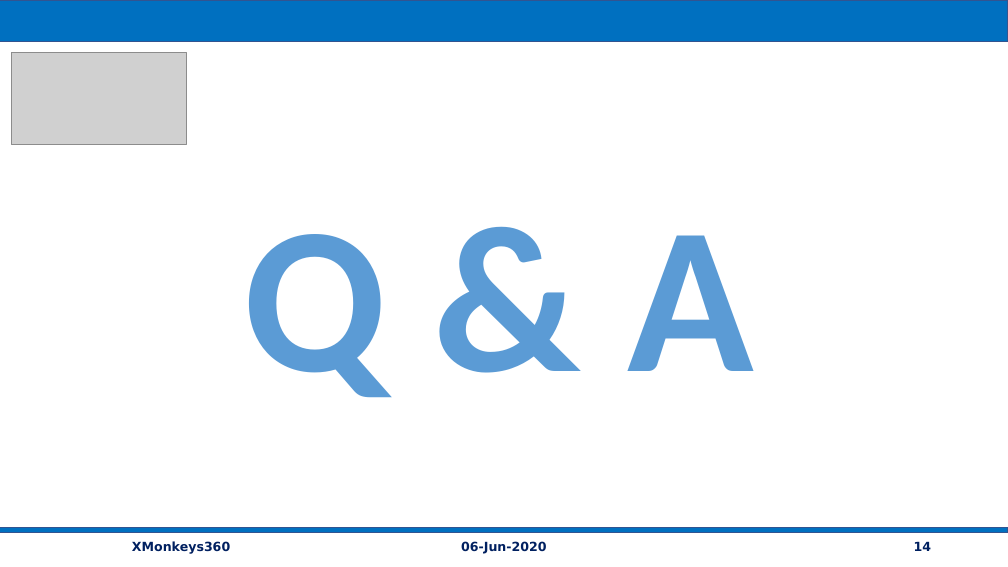
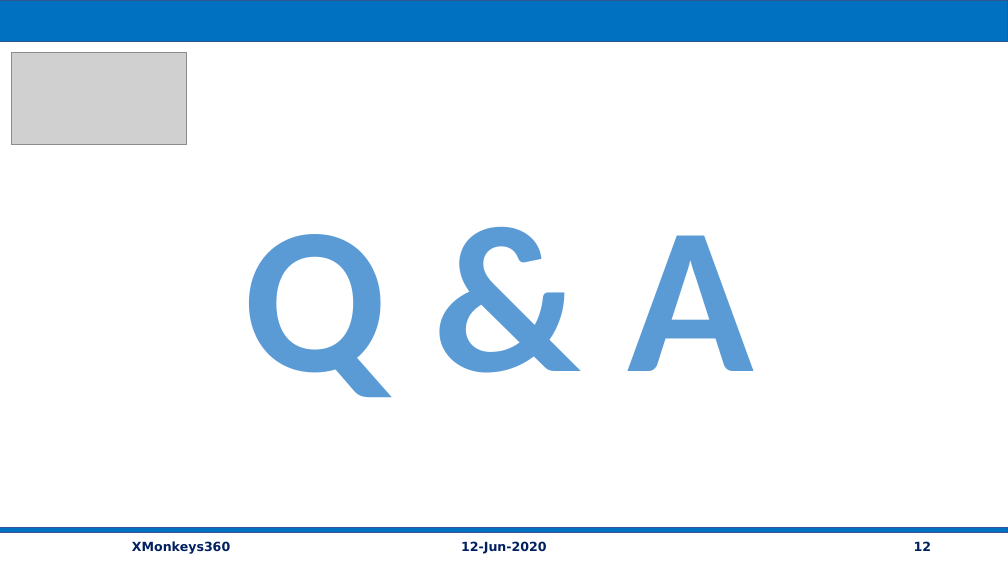
Before and after one commit to vishipayyallore/speaker_series_2021, a slide deck: slide 12 of XMonkeys360/gRPC_Session4_12Jun2020/Documentation/gRPC_Service_Logging_ErrorHandling.pptx (slide 14 before the commit). Drawn at 1008x567 pixels with LibreOffice and Linux fonts; fonts in the diff are those of the drawing; grey boxes stand for pictures. Boxes give left, top, right and bottom in pixels: in the first picture for what was removed or moved away, otherwise in the second. Text is boxed around its words. In the diff, an @@ line names an element or a change of style, - is before the commit and + after.

```diff
--- a/XMonkeys360/gRPC_Session4_12Jun2020/Documentation/gRPC_Service_Logging_ErrorHandling.pptx
+++ b/XMonkeys360/gRPC_Session4_12Jun2020/Documentation/gRPC_Service_Logging_ErrorHandling.pptx
@@ text at (x1=461, y1=541, x2=547, y2=554): text changed @@
-06-Jun-2020
+12-Jun-2020
@@ page number at (x1=914, y1=541, x2=931, y2=551): text changed @@
-14
+12
```
Also in this commit, not shown: 11 other slides changed, 1 slide added, 3 slides removed, 6 other files.
